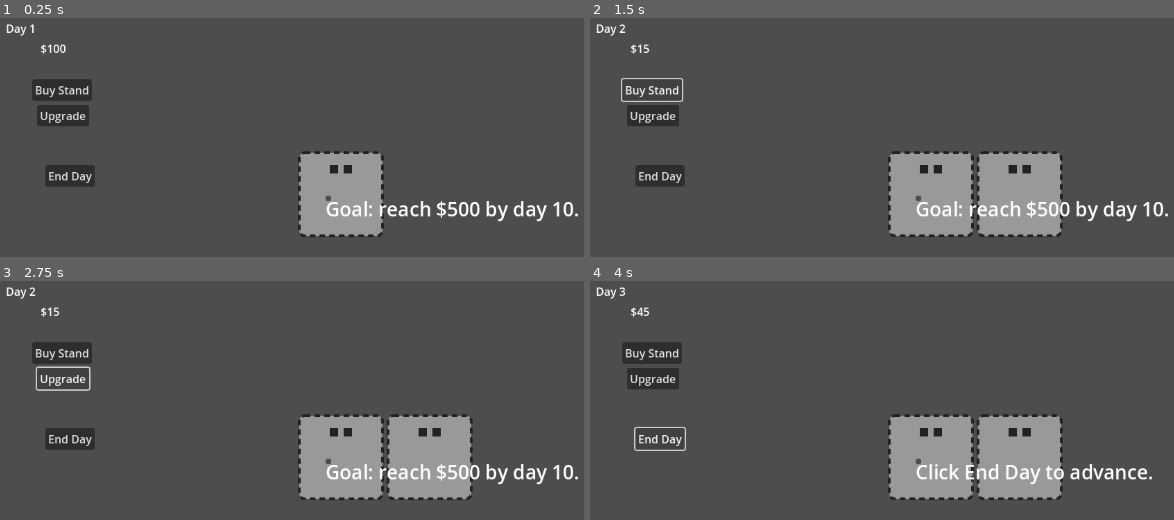
Above: before the commit, frames 1-4 (two rows, left to right).
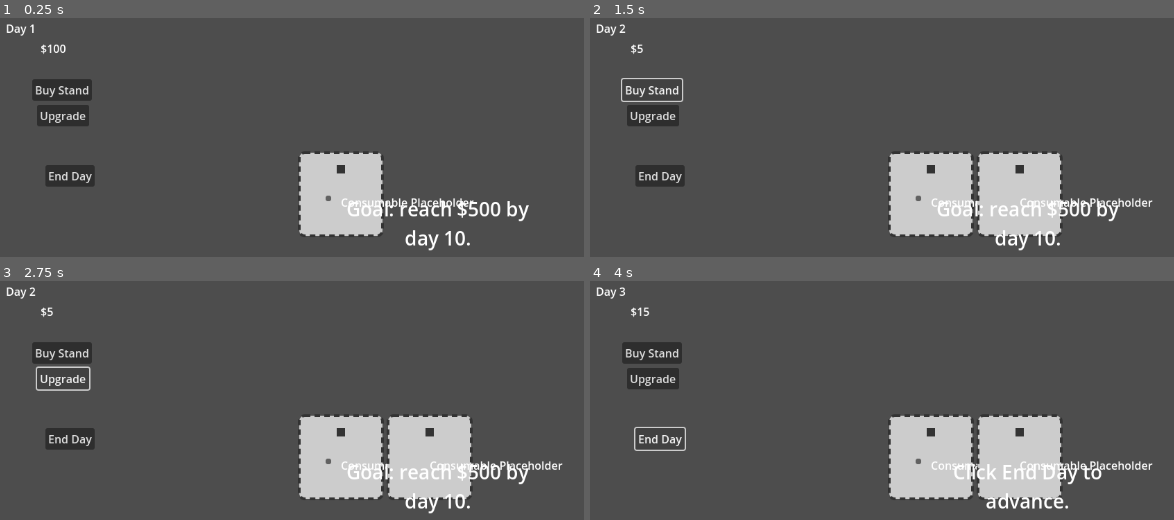
Above: after the commit, the same moments.

Repository: naddicott-dtech/tycoon-template
Game: Godot game, scene res://scenes/Main.tscn
The game is run twice, just before and just after one commit, with the same random seed, the same clock (stepped at 60 frames per second) and the same inputs.
Inputs (mouse positions are in pixels of both pictures, inside the frame that each line leads up to):
- Up to frame 1 (0.25 s): no input
- Up to frame 2 (1.5 s): click "End Day" at 0.5 s; click "Buy Stand" at 1.25 s
- Up to frame 3 (2.75 s): click "Upgrade" at 2 s
- Up to frame 4 (4 s): click (917, 460) at 2.75 s; click "End Day" at 3.5 s

The runs differ from the first frame. In frame 1, 6.4% of the frame differs, in the area x 51-99%, y 56-98%; in frame 2, 10%; in frame 3, 10%; in frame 4, 10%, in the area x 8-97%, y 10-96%.

Commit message:
Slice 6 editor pass: GameOverScreen scene, starter tier, the stand's name tag
Editor work (Neal): GameOverScreen built under UI (Full Rect, Process Mode
Always, %ResultLabel + %PlayAgainButton) — the game-over lockout is now live;
starter stand's LEVEL_2 tier override cleared (A2 — earns what its Base Income
knob says); level1.tscn renamed Level1.tscn to match every reference and doc;
a StandLabel child added to the Stand prefab.

Code/docs: Stand._show_item_name() copies item_name onto the StandLabel each
run — QA playtest caught that Item Name was rendered nowhere, making Mission
step 1 ("rename your items") invisible, a dead knob. The knob stays on the
Stand root (everything that makes a stand yours in one Inspector view; the
label is display, like Tier drives the picture) and a stand without the label
still works. Placeholder name unified as "Consumable Placeholder" everywhere.
StandTest covers the tag + the no-label case (23/23 green).

Co-Authored-By: Claude Fable 5 <noreply@anthropic.com>

Diff:
--- a/scenes/Main.tscn
+++ b/scenes/Main.tscn
@@ -7,6 +7,7 @@
 [ext_resource type="Script" uid="uid://bri1yxrtr7vbc" path="res://scenes/managers/GoalManager.gd" id="4_nxtc6"]
 [ext_resource type="Script" uid="uid://d1po7mi0syp18" path="res://scenes/managers/PlayLogger.gd" id="5_jlsqs"]
 [ext_resource type="Script" uid="uid://bmns8jmjbi0rx" path="res://scenes/ui/MessageCanvas.gd" id="5_vcsgt"]
+[ext_resource type="Script" uid="uid://060yfdxu1ia1" path="res://scenes/ui/GameOverScreen.gd" id="8_jlsqs"]
 
 [node name="Main" type="Node"]
 script = ExtResource("1_vcsgt")
@@ -53,10 +54,11 @@
 [node name="MessageLabel" type="Label" parent="UI/Message"]
 unique_name_in_owner = true
 layout_mode = 0
-offset_right = 40.0
-offset_bottom = 23.0
+offset_right = 324.0
+offset_bottom = 76.0
 theme_override_font_sizes/font_size = 28
 horizontal_alignment = 1
+autowrap_mode = 2
 
 [node name="DismissButton" type="Button" parent="UI/Message"]
 unique_name_in_owner = true
@@ -71,3 +73,50 @@
 offset_top = 162.0
 offset_right = 75.0
 offset_bottom = 202.0
+
+[node name="GameOverScreen" type="Control" parent="UI"]
+process_mode = 3
+layout_mode = 3
+anchors_preset = 15
+anchor_right = 1.0
+anchor_bottom = 1.0
+grow_horizontal = 2
+grow_vertical = 2
+script = ExtResource("8_jlsqs")
+
+[node name="Panel" type="Panel" parent="UI/GameOverScreen"]
+layout_mode = 1
+anchors_preset = 15
+anchor_right = 1.0
+anchor_bottom = 1.0
+grow_horizontal = 2
+grow_vertical = 2
+
+[node name="ResultLabel" type="Label" parent="UI/GameOverScreen"]
+unique_name_in_owner = true
+layout_mode = 1
+anchors_preset = 15
+anchor_right = 1.0
+anchor_bottom = 1.0
+grow_horizontal = 2
+grow_vertical = 2
+theme_override_font_sizes/font_size = 48
+horizontal_alignment = 1
+vertical_alignment = 1
+autowrap_mode = 2
+
+[node name="PlayAgainButton" type="Button" parent="UI/GameOverScreen"]
+unique_name_in_owner = true
+layout_mode = 1
+anchors_preset = 8
+anchor_left = 0.5
+anchor_top = 0.5
+anchor_right = 0.5
+anchor_bottom = 0.5
+offset_left = -46.0
+offset_top = 115.0
+offset_right = 42.0
+offset_bottom = 146.0
+grow_horizontal = 2
+grow_vertical = 2
+text = "Play Again"
--- a/scenes/entities/Stand.gd
+++ b/scenes/entities/Stand.gd
@@ -12,7 +12,7 @@
 # Higher levels earn more money per day.
 enum Tier { LEVEL_1, LEVEL_2, LEVEL_3 }
 
-@export var item_name: String = "Consumable Item A"   # what this stand sells (rename it!)
+@export var item_name: String = "Consumable Placeholder"   # what this stand sells (rename it!)
 @export var tier: Tier = Tier.LEVEL_1
 @export var base_income: int = 5      # money earned per day at LEVEL_1
 
@@ -32,6 +32,19 @@
 	# (that's how Upgrade All reaches all of them, and how upkeep is totaled).
 	add_to_group("stand")
 	_show_level_picture()
+	_show_item_name()
+
+# Copy item_name onto the StandLabel child — the stand's on-screen name tag.
+# Why set the name HERE and not by typing into the label directly? So everything
+# that makes a stand "yours" is one click away: select the Stand, and the name,
+# tier, income, and pictures are all together in the Inspector. The label is
+# just the display (Play overwrites whatever you type into it — Item Name on
+# the Stand is the real knob, same as Tier is for the picture). If the label
+# is missing, the stand still works — it just wears no name tag.
+func _show_item_name() -> void:
+	var tag := get_node_or_null("StandLabel")
+	if tag is Label:
+		tag.text = item_name
 
 func _on_day_ended(_day_number: int) -> void:
 	Globals.add_money(income_for_day())
--- a/scenes/entities/Stand.tscn
+++ b/scenes/entities/Stand.tscn
@@ -8,6 +8,11 @@
 [node name="Stand" type="Sprite2D"]
 texture = ExtResource("3_qhtib")
 script = ExtResource("2_2rcrt")
+item_name = "Consumable Placeholder"
 level_1_texture = ExtResource("3_qhtib")
 level_2_texture = ExtResource("4_3yig3")
 level_3_texture = ExtResource("5_v6v0d")
+
+[node name="StandLabel" type="Label" parent="."]
+offset_right = 40.0
+offset_bottom = 23.0
--- a/scenes/levels/level1.tscn
+++ b/scenes/levels/Level1.tscn
@@ -12,6 +12,5 @@
 
 [node name="Stand" parent="Entities" instance=ExtResource("1_ksju7")]
 position = Vector2(578, 302)
-tier = 1
 
 [node name="Spawners" type="Node2D" parent="."]
Not shown: 1 places in scenes/Main.tscn that only renumber resources
Not shown, changed: README.md
Not shown, changed: TEMPLATE.md
Not shown, changed: WALKTHROUGH.md
